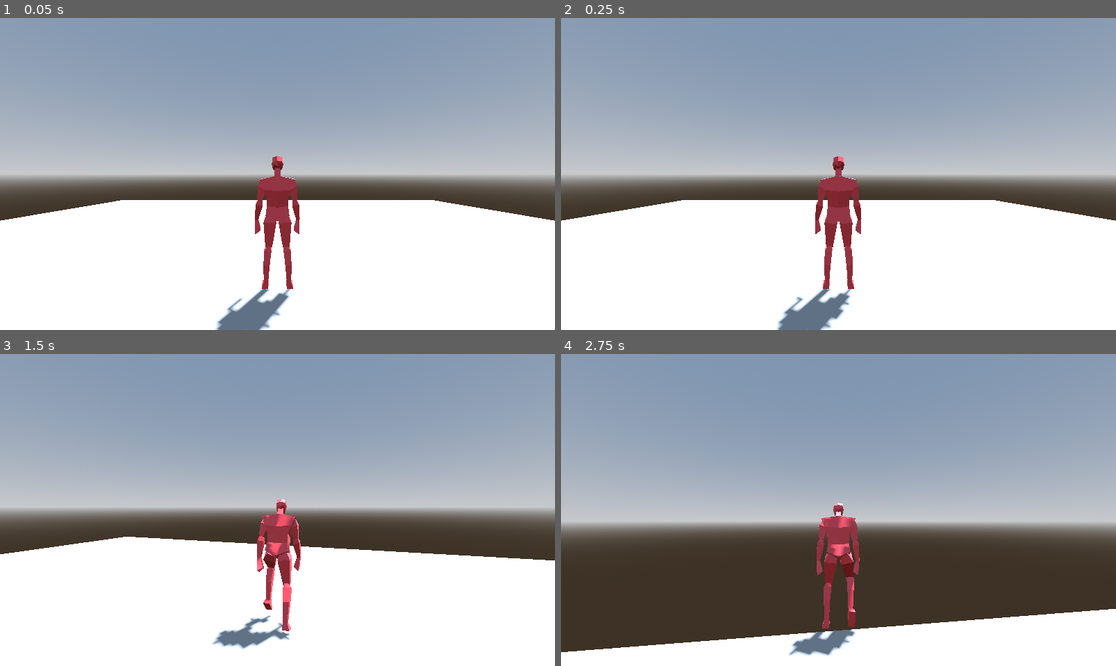
Above: before the commit, frames 1-4 (two rows, left to right).
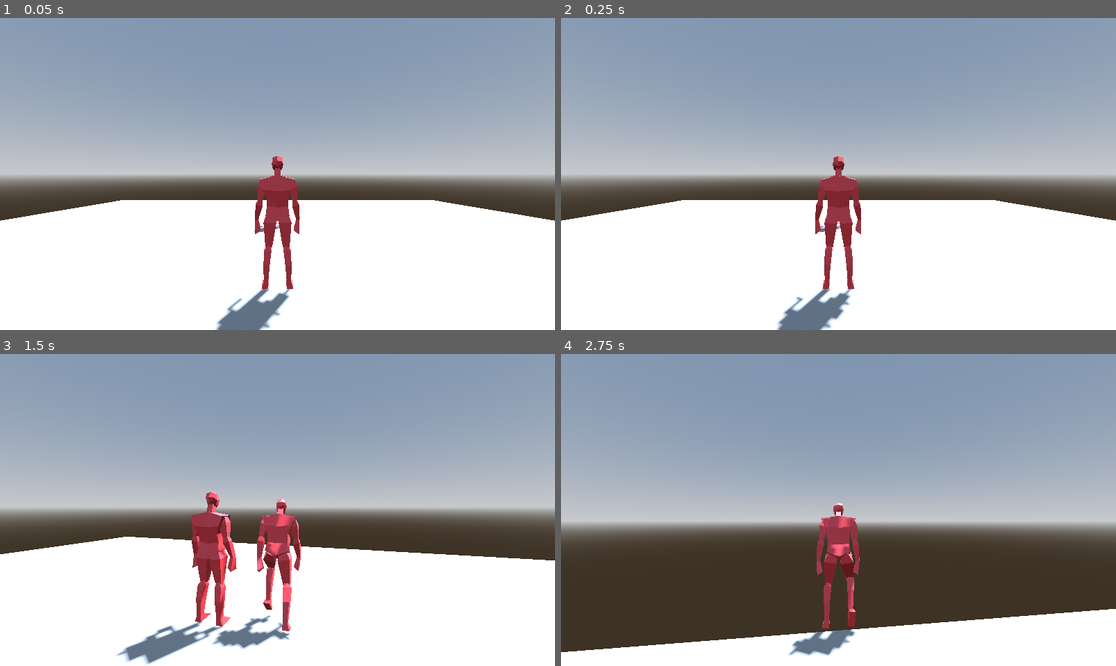
Above: after the commit, the same moments.

Repository: OhijMik/BlenderModelGodot
Game: Godot game, scene res://main_scene.tscn
Two runs of this game, one before a commit and one after it. Both use one fixed random seed, a clock stepped at 60 frames per second and the inputs below.
Inputs (mouse positions are in pixels of both pictures, inside the frame that each line leads up to):
- Up to frame 1 (0.05 s): no input
- Up to frame 2 (0.25 s): no input
- Up to frame 3 (1.5 s): tap Enter (ui_accept) at 0.5, 0.6, 0.77, 1.07, 1.35 s; move the mouse to (305, 510) at 0.52 s; hold W (forward) from 0.53 s (still down); move the mouse to (249, 510) at 1.27 s
- Up to frame 4 (2.75 s): keep holding W (forward); tap Enter (ui_accept) at 1.52, 1.82, 2.1 s; move the mouse to (849, 503) at 2.02 s

The runs differ from the first frame. In frame 1, less than 0.1% of the frame differs, in the area x 45-52%, y 50-69%; in frame 2, less than 0.1%; in frame 3, 3.1%, in the area x 20-43%, y 44-100%; in frame 4, nothing differs.

Commit message:
Added the enemy script

Diff:
--- /dev/null
+++ b/enemy.gd
@@ -0,0 +1,55 @@
+extends CharacterBody3D
+
+@onready var armature = get_node("Armature")
+@onready var spring_arm_pivot = get_node("SpringArmPivot")
+@onready var spring_arm = get_node("SpringArmPivot/SpringArm3D")
+@onready var anim_tree = get_node("AnimationTree")
+
+const SPEED = 5.0
+const JUMP_VELOCITY = 4.5
+const lerp_val = 0.15
+
+# Get the gravity from the project settings to be synced with RigidBody nodes.
+var gravity = ProjectSettings.get_setting("physics/3d/default_gravity")
+
+
+func _ready():
+	Input.set_mouse_mode(Input.MOUSE_MODE_CAPTURED)
+
+
+func _unhandled_input(event):
+	if Input.is_action_just_pressed("quit"):
+		get_tree().quit()
+
+	if event is InputEventMouseMotion:
+		spring_arm_pivot.rotate_y(-event.relative.x * .005)
+		spring_arm.rotate_x(-event.relative.y * .005)
+		spring_arm.rotation.x = clamp(spring_arm.rotation.x, -PI/4, PI/4)
+
+
+func _physics_process(delta):
+	# Add the gravity.
+	if not is_on_floor():
+		velocity.y -= gravity * delta
+
+	# Handle jump.
+	#if Input.is_action_just_pressed("ui_accept") and is_on_floor():
+		#velocity.y = JUMP_VELOCITY
+
+	# Get the input direction and handle the movement/deceleration.
+	# As good practice, you should replace UI actions with custom gameplay actions.
+	var input_dir = Vector3.ZERO
+	var direction = (transform.basis * Vector3(input_dir.x, 0, input_dir.y)).normalized()
+	direction = direction.rotated(Vector3.UP, spring_arm_pivot.rotation.y)
+	if direction:
+		velocity.x = lerp(velocity.x, direction.x * SPEED, lerp_val)
+		velocity.z = lerp(velocity.z, direction.z * SPEED, lerp_val)
+		# rotating the model
+		armature.rotation.y = lerp_angle(armature.rotation.y, atan2(-velocity.x, -velocity.z), lerp_val)
+	else:
+		velocity.x = lerp(velocity.x, 0.0, lerp_val)
+		velocity.z = lerp(velocity.z, 0.0, lerp_val)
+
+	anim_tree.set("parameters/BlendSpace1D/blend_position", velocity.length() / SPEED)
+
+	move_and_slide()
--- a/enemy.tscn
+++ b/enemy.tscn
@@ -1,4 +1,6 @@
-[gd_scene load_steps=15 format=3 uid="uid://dpeis3keb67mg"]
+[gd_scene load_steps=16 format=3 uid="uid://dpeis3keb67mg"]
+
+[ext_resource type="Script" path="res://enemy.gd" id="1_xrswr"]
 
 [sub_resource type="StandardMaterial3D" id="StandardMaterial3D_ixgda"]
 resource_name = "Material"
@@ -598,6 +600,7 @@
 node_connections = [&"output", 0, &"BlendSpace1D"]
 
 [node name="Enemy" type="CharacterBody3D"]
+script = ExtResource("1_xrswr")
 
 [node name="Armature" type="Node3D" parent="."]
 transform = Transform3D(1, 0, 0, 0, 1, 0, 0, 0, 1, 0, 1.0207, 0)
@@ -608,7 +611,7 @@
 bones/0/parent = -1
 bones/0/rest = Transform3D(1, 0, 0, 0, 0.998999, 0.0447266, 0, -0.0447266, 0.998999, 0, 0, 0)
 bones/0/enabled = true
-bones/0/position = Vector3(0, -0.000687698, -1.41362e-11)
+bones/0/position = Vector3(0, -0.0188794, 5.58134e-11)
 bones/0/rotation = Quaternion(-0.0223689, 0, 0, 0.99975)
 bones/0/scale = Vector3(1, 1, 1)
 bones/1/name = "head"
@@ -623,7 +626,7 @@
 bones/2/rest = Transform3D(-0.903399, 0.428792, 0.00259956, -0.428371, -0.902208, -0.0501899, -0.0191757, -0.0464551, 0.998736, 0.201485, 0.502309, -0.00415772)
 bones/2/enabled = true
 bones/2/position = Vector3(0.201485, 0.502309, -0.00415772)
-bones/2/rotation = Quaternion(-0.00214167, -0.0252395, 0.993521, -0.110788)
+bones/2/rotation = Quaternion(-0.00310704, -0.0250656, 0.986682, -0.160689)
 bones/2/scale = Vector3(1, 1, 1)
 bones/3/name = "lowerarm.l"
 bones/3/parent = 2
@@ -637,28 +640,28 @@
 bones/4/rest = Transform3D(-0.996951, 0.0781542, -0.00117562, -0.0780859, -0.996505, -0.0296715, -0.0034905, -0.0294889, 0.999561, 0.101943, 0.0141639, -0.0217959)
 bones/4/enabled = true
 bones/4/position = Vector3(0.101943, 0.0141639, -0.0217959)
-bones/4/rotation = Quaternion(0.00169847, -0.00941928, 0.999145, -0.0402262)
+bones/4/rotation = Quaternion(-0.00101806, 0.0648105, 0.996472, -0.0533113)
 bones/4/scale = Vector3(1.00003, 1, 1)
 bones/5/name = "lowerleg.l"
 bones/5/parent = 4
 bones/5/rest = Transform3D(0.99983, 0.0183465, 0.00177651, -0.0184302, 0.993605, 0.111395, 0.000278552, -0.111409, 0.993775, -7.66781e-09, 0.445087, 3.49246e-10)
 bones/5/enabled = true
 bones/5/position = Vector3(-7.66781e-09, 0.445087, 3.49246e-10)
-bones/5/rotation = Quaternion(-0.065925, 0.000374853, -0.0108818, 0.997765)
+bones/5/rotation = Quaternion(-0.20727, 0.000367215, -0.0342128, 0.977685)
 bones/5/scale = Vector3(1, 1, 1)
 bones/6/name = "foot.l"
 bones/6/parent = 5
 bones/6/rest = Transform3D(0.999094, 0.0185303, -0.0383207, -0.0423671, 0.346028, -0.937267, -0.00410776, 0.938041, 0.3465, 1.85021e-08, 0.488115, -1.60071e-08)
 bones/6/enabled = true
 bones/6/position = Vector3(1.85021e-08, 0.488115, -1.60071e-08)
-bones/6/rotation = Quaternion(0.575427, -0.00725034, -0.0195915, 0.817586)
+bones/6/rotation = Quaternion(0.630059, 0.000719169, -0.0117146, 0.776459)
 bones/6/scale = Vector3(1.00001, 1, 0.999999)
 bones/7/name = "upperarm.r"
 bones/7/parent = 0
 bones/7/rest = Transform3D(-0.903399, -0.428792, -0.00259956, 0.428371, -0.902208, -0.0501899, 0.0191757, -0.0464551, 0.998736, -0.201485, 0.502309, -0.00415772)
 bones/7/enabled = true
 bones/7/position = Vector3(-0.201485, 0.502309, -0.00415772)
-bones/7/rotation = Quaternion(0.00202939, -0.0252555, 0.994151, 0.104983)
+bones/7/rotation = Quaternion(0.00286354, -0.0251156, 0.988649, 0.148102)
 bones/7/scale = Vector3(1, 1, 1)
 bones/8/name = "lowerarm.r"
 bones/8/parent = 7
@@ -672,21 +675,21 @@
 bones/9/rest = Transform3D(-0.996951, -0.0781542, 0.00117562, 0.0780859, -0.996505, -0.0296715, 0.0034905, -0.0294889, 0.999561, -0.101943, 0.0141639, -0.0217959)
 bones/9/enabled = true
 bones/9/position = Vector3(-0.101943, 0.0141639, -0.0217959)
-bones/9/rotation = Quaternion(-0.00169845, -0.00941928, 0.999145, 0.0402262)
+bones/9/rotation = Quaternion(0.00101807, 0.0648105, 0.996472, 0.0533113)
 bones/9/scale = Vector3(1.00003, 1, 1)
 bones/10/name = "lowerleg.r"
 bones/10/parent = 9
 bones/10/rest = Transform3D(0.99983, -0.0183465, -0.00177651, 0.0184302, 0.993605, 0.111395, -0.000278552, -0.111409, 0.993775, 7.66781e-09, 0.445087, 3.49246e-10)
 bones/10/enabled = true
 bones/10/position = Vector3(7.66781e-09, 0.445087, 3.49246e-10)
-bones/10/rotation = Quaternion(-0.065925, -0.000374853, 0.0108818, 0.997765)
+bones/10/rotation = Quaternion(-0.20727, -0.000367215, 0.0342128, 0.977685)
 bones/10/scale = Vector3(1, 1, 1)
 bones/11/name = "foot.r"
 bones/11/parent = 10
 bones/11/rest = Transform3D(0.999094, -0.0185303, 0.0383207, 0.0423671, 0.346028, -0.937267, 0.00410776, 0.938041, 0.3465, -1.85021e-08, 0.488115, -1.60071e-08)
 bones/11/enabled = true
 bones/11/position = Vector3(-1.85021e-08, 0.488115, -1.60071e-08)
-bones/11/rotation = Quaternion(0.575427, 0.00725035, 0.0195915, 0.817586)
+bones/11/rotation = Quaternion(0.630059, -0.000719155, 0.0117146, 0.776459)
 bones/11/scale = Vector3(1.00001, 1, 0.999999)
 bones/12/name = "neutral_bone"
 bones/12/parent = -1
--- a/main_scene.tscn
+++ b/main_scene.tscn
@@ -1,6 +1,7 @@
-[gd_scene load_steps=7 format=3 uid="uid://2vxeqf41iwdd"]
+[gd_scene load_steps=8 format=3 uid="uid://2vxeqf41iwdd"]
 
 [ext_resource type="PackedScene" uid="uid://dm4gekwy6ps2g" path="res://player.tscn" id="1_aaq50"]
+[ext_resource type="PackedScene" uid="uid://dpeis3keb67mg" path="res://enemy.tscn" id="2_khl5j"]
 
 [sub_resource type="ProceduralSkyMaterial" id="ProceduralSkyMaterial_3wum5"]
 sky_horizon_color = Color(0.64625, 0.65575, 0.67075, 1)
@@ -40,3 +41,6 @@
 [node name="Player" parent="." instance=ExtResource("1_aaq50")]
 
 [node name="Enemies" type="Node3D" parent="."]
+
+[node name="Enemy" parent="Enemies" instance=ExtResource("2_khl5j")]
+transform = Transform3D(1, 0, 0, 0, 1, 0, 0, 0, 1, 0, 0, -3.80097)
--- a/player.tscn
+++ b/player.tscn
@@ -611,7 +611,7 @@
 bones/0/parent = -1
 bones/0/rest = Transform3D(1, 0, 0, 0, 0.998999, 0.0447266, 0, -0.0447266, 0.998999, 0, 0, 0)
 bones/0/enabled = true
-bones/0/position = Vector3(0, -0.0160467, -5.47611e-12)
+bones/0/position = Vector3(0, -0.00525874, -2.89871e-11)
 bones/0/rotation = Quaternion(-0.0223689, 0, 0, 0.99975)
 bones/0/scale = Vector3(1, 1, 1)
 bones/1/name = "head"
@@ -626,7 +626,7 @@
 bones/2/rest = Transform3D(-0.903399, 0.428792, 0.00259956, -0.428371, -0.902208, -0.0501899, -0.0191757, -0.0464551, 0.998736, 0.201485, 0.502309, -0.00415772)
 bones/2/enabled = true
 bones/2/position = Vector3(0.201485, 0.502309, -0.00415772)
-bones/2/rotation = Quaternion(-0.00293686, -0.025101, 0.988074, -0.151892)
+bones/2/rotation = Quaternion(-0.00238166, -0.0252023, 0.99206, -0.123193)
 bones/2/scale = Vector3(1, 1, 1)
 bones/3/name = "lowerarm.l"
 bones/3/parent = 2
@@ -640,28 +640,28 @@
 bones/4/rest = Transform3D(-0.996951, 0.0781542, -0.00117562, -0.0780859, -0.996505, -0.0296715, -0.0034905, -0.0294889, 0.999561, 0.101943, 0.0141639, -0.0217959)
 bones/4/enabled = true
 bones/4/position = Vector3(0.101943, 0.0141639, -0.0217959)
-bones/4/rotation = Quaternion(-0.000704987, 0.0558096, 0.997103, -0.0516845)
+bones/4/rotation = Quaternion(0.000658349, 0.0179539, 0.998827, -0.0449685)
 bones/4/scale = Vector3(1.00003, 1, 1)
 bones/5/name = "lowerleg.l"
 bones/5/parent = 4
 bones/5/rest = Transform3D(0.99983, 0.0183465, 0.00177651, -0.0184302, 0.993605, 0.111395, 0.000278552, -0.111409, 0.993775, -7.66781e-09, 0.445087, 3.49246e-10)
 bones/5/enabled = true
 bones/5/position = Vector3(-7.66781e-09, 0.445087, 3.49246e-10)
-bones/5/rotation = Quaternion(-0.190248, 0.00036857, -0.0314032, 0.981234)
+bones/5/rotation = Quaternion(-0.118259, 0.00037297, -0.0195203, 0.992791)
 bones/5/scale = Vector3(1, 1, 1)
 bones/6/name = "foot.l"
 bones/6/parent = 5
 bones/6/rest = Transform3D(0.999094, 0.0185303, -0.0383207, -0.0423671, 0.346028, -0.937267, -0.00410776, 0.938041, 0.3465, 1.85021e-08, 0.488115, -1.60071e-08)
 bones/6/enabled = true
 bones/6/position = Vector3(1.85021e-08, 0.488115, -1.60071e-08)
-bones/6/rotation = Quaternion(0.623558, -0.000264805, -0.012625, 0.781675)
+bones/6/rotation = Quaternion(0.595839, -0.00434572, -0.016592, 0.802921)
 bones/6/scale = Vector3(1.00001, 1, 0.999999)
 bones/7/name = "upperarm.r"
 bones/7/parent = 0
 bones/7/rest = Transform3D(-0.903399, -0.428792, -0.00259956, 0.428371, -0.902208, -0.0501899, 0.0191757, -0.0464551, 0.998736, -0.201485, 0.502309, -0.00415772)
 bones/7/enabled = true
 bones/7/position = Vector3(-0.201485, 0.502309, -0.00415772)
-bones/7/rotation = Quaternion(0.00271892, -0.0251434, 0.98974, 0.140627)
+bones/7/rotation = Quaternion(0.00223732, -0.0252251, 0.992958, 0.115732)
 bones/7/scale = Vector3(1, 1, 1)
 bones/8/name = "lowerarm.r"
 bones/8/parent = 7
@@ -675,21 +675,21 @@
 bones/9/rest = Transform3D(-0.996951, -0.0781542, 0.00117562, 0.0780859, -0.996505, -0.0296715, 0.0034905, -0.0294889, 0.999561, -0.101943, 0.0141639, -0.0217959)
 bones/9/enabled = true
 bones/9/position = Vector3(-0.101943, 0.0141639, -0.0217959)
-bones/9/rotation = Quaternion(0.000705004, 0.0558096, 0.997103, 0.0516845)
+bones/9/rotation = Quaternion(-0.000658334, 0.0179539, 0.998827, 0.0449685)
 bones/9/scale = Vector3(1.00003, 1, 1)
 bones/10/name = "lowerleg.r"
 bones/10/parent = 9
 bones/10/rest = Transform3D(0.99983, -0.0183465, -0.00177651, 0.0184302, 0.993605, 0.111395, -0.000278552, -0.111409, 0.993775, 7.66781e-09, 0.445087, 3.49246e-10)
 bones/10/enabled = true
 bones/10/position = Vector3(7.66781e-09, 0.445087, 3.49246e-10)
-bones/10/rotation = Quaternion(-0.190248, -0.00036857, 0.0314032, 0.981234)
+bones/10/rotation = Quaternion(-0.118259, -0.00037297, 0.0195203, 0.992791)
 bones/10/scale = Vector3(1, 1, 1)
 bones/11/name = "foot.r"
 bones/11/parent = 10
 bones/11/rest = Transform3D(0.999094, -0.0185303, 0.0383207, 0.0423671, 0.346028, -0.937267, 0.00410776, 0.938041, 0.3465, -1.85021e-08, 0.488115, -1.60071e-08)
 bones/11/enabled = true
 bones/11/position = Vector3(-1.85021e-08, 0.488115, -1.60071e-08)
-bones/11/rotation = Quaternion(0.623558, 0.000264821, 0.012625, 0.781675)
+bones/11/rotation = Quaternion(0.595839, 0.00434573, 0.016592, 0.802921)
 bones/11/scale = Vector3(1.00001, 1, 0.999999)
 bones/12/name = "neutral_bone"
 bones/12/parent = -1
Not shown: 1 places in player.tscn that only renumber resources
